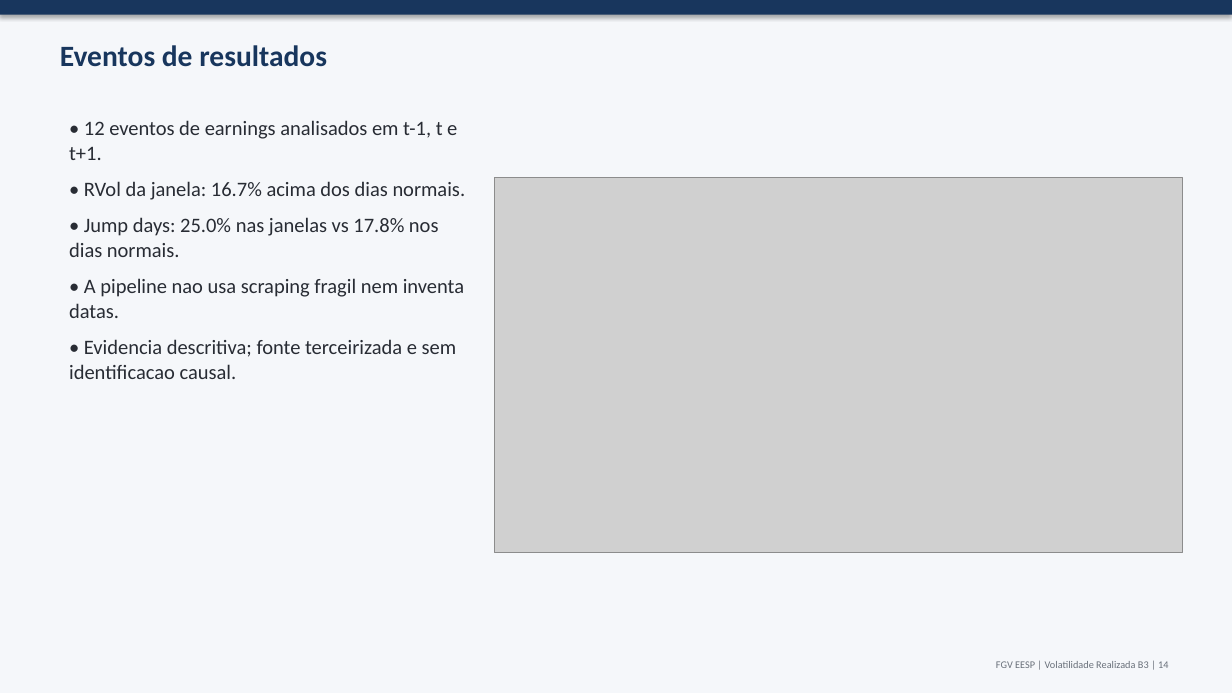
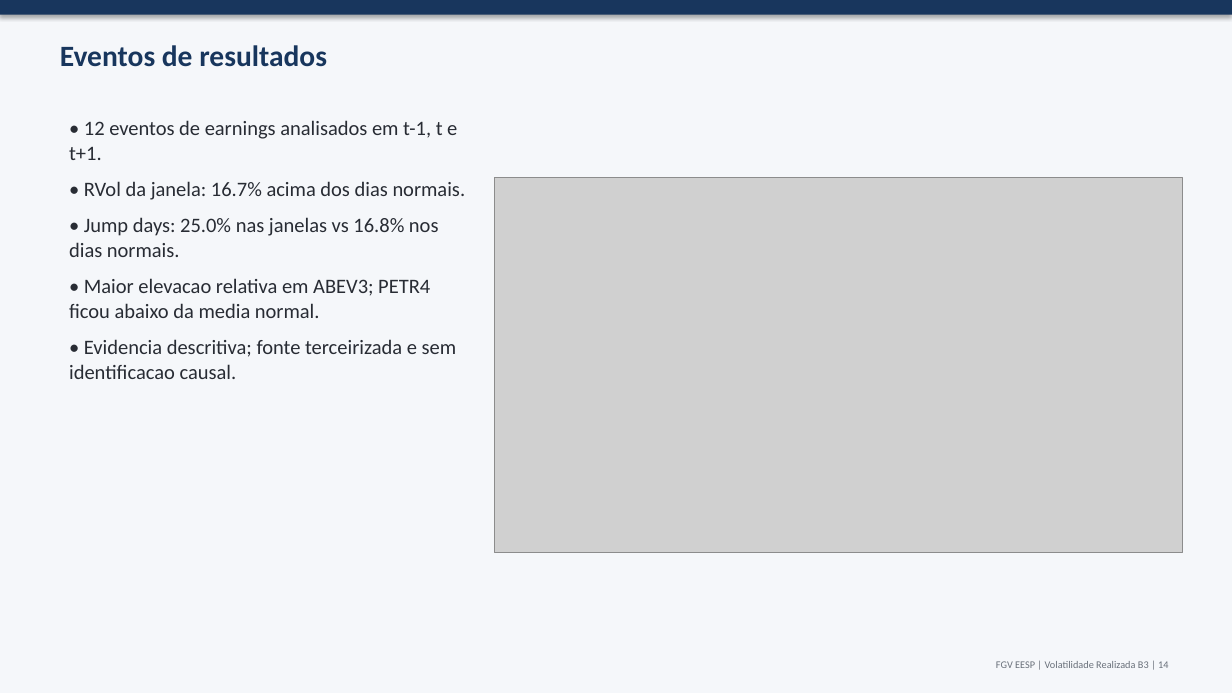
Before and after one commit to JoaoPauloZangrandi/volatilidade-realizada-b3, a slide deck: slide 14 of outputs/slides/trabalho_volatilidade_realizada_b3.pptx. Drawn at 1232x693 pixels with LibreOffice and Linux fonts; fonts in the diff are those of the drawing; grey boxes stand for pictures. Boxes give left, top, right and bottom in pixels: in the first picture for what was removed or moved away, otherwise in the second. Text is boxed around its words. In the diff, an @@ line names an element or a change of style, - is before the commit and + after.

```diff
--- a/outputs/slides/trabalho_volatilidade_realizada_b3.pptx
+++ b/outputs/slides/trabalho_volatilidade_realizada_b3.pptx
@@ text at <box>69,217,439,318</box>: text changed @@
-• Jump days: 25.0% nas janelas vs 17.8% nos dias normais.
-• A pipeline nao usa scraping fragil nem inventa datas.
+• Jump days: 25.0% nas janelas vs 16.8% nos dias normais.
+• Maior elevacao relativa em ABEV3; PETR4 ficou abaixo da media normal.
```
Also in this commit, not shown: 7 other slides changed, 48 other files.
